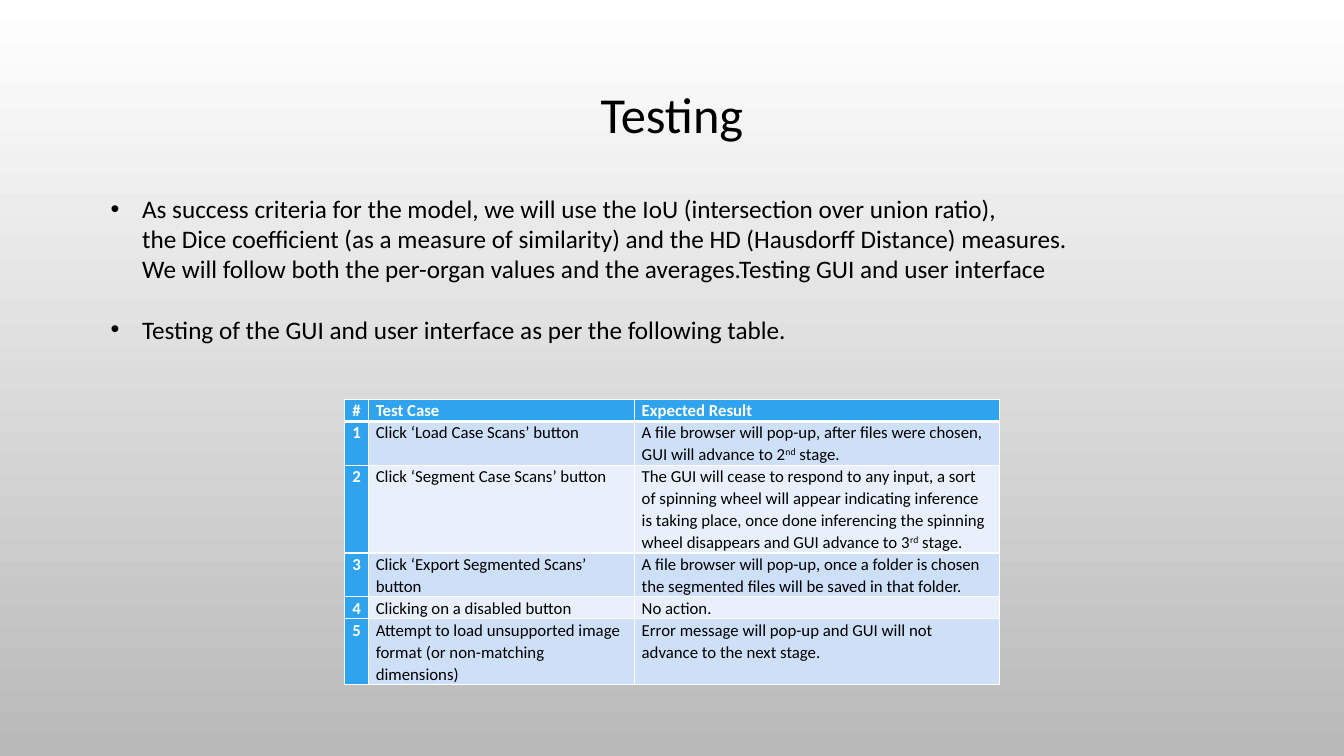
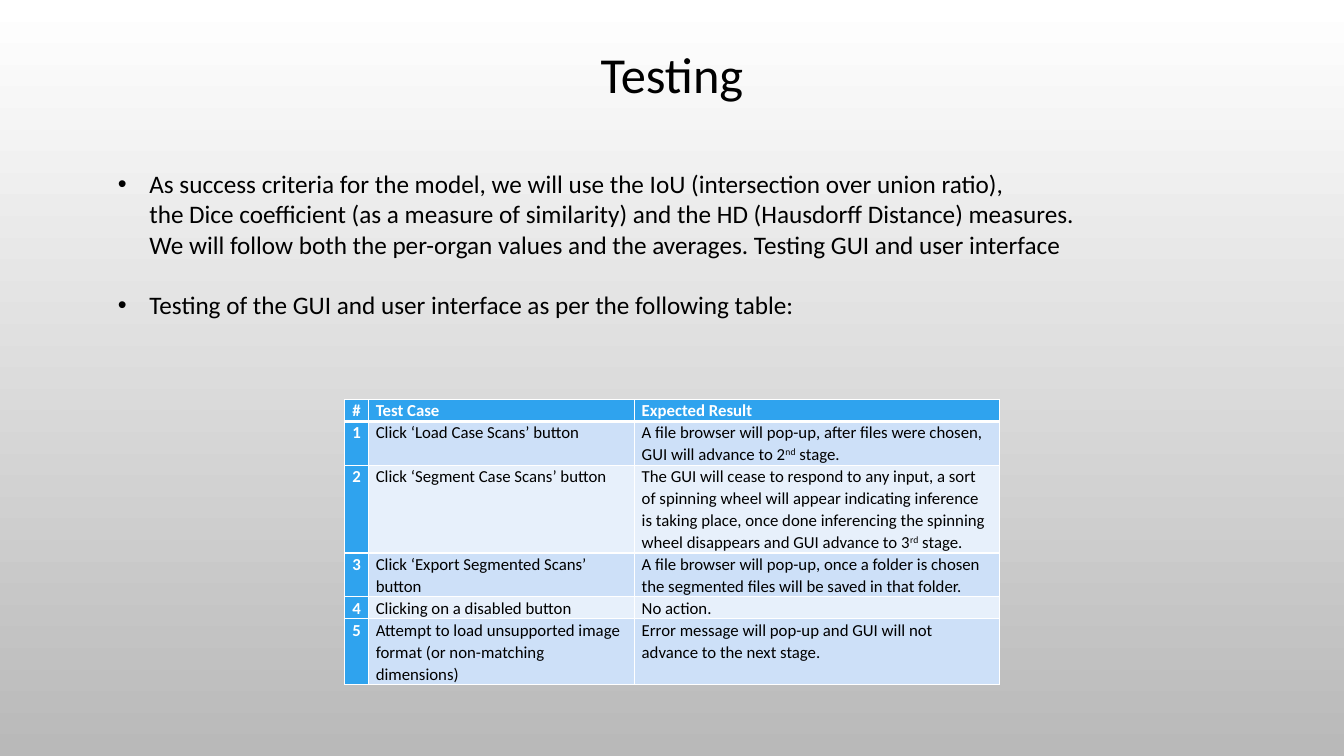
Before and after one commit to rotemlv/CapstoneProject, a slide deck: slide 15 of Capstone Project Phase A - Presentation.pptx. Drawn at 1344x756 pixels with LibreOffice and Linux fonts; fonts in the diff are those of the drawing; background and template pictures are left out. Boxes give left, top, right and bottom in pixels: in the first picture for what was removed or moved away, otherwise in the second. Text is boxed around its words. In the diff, an @@ line names an element or a change of style, - is before the commit and + after.

```diff
--- a/Capstone Project Phase A - Presentation.pptx
+++ b/Capstone Project Phase A - Presentation.pptx
@@ title "Testing": place and size @@
-title "Testing" at [601, 98, 743, 142]
+title "Testing" at [601, 58, 743, 102]
@@ text at [149, 174, 1074, 319]: text changed @@
-• As success criteria for the model, we will use the IoU (intersection over union ratio),
-  the Dice coefficient (as a measure of similarity) and the HD (Hausdorff Distance) measures.
-  We will follow both the per-organ values and the averages.Testing GUI and user interface
-• Testing of the GUI and user interface as per the following table.
+• As success criteria for the model, we will use the IoU (intersection over union ratio),
+  the Dice coefficient (as a measure of similarity) and the HD (Hausdorff Distance) measures.
+  We will follow both the per-organ values and the averages. Testing GUI and user interface
+• Testing of the GUI and user interface as per the following table:
```
Also in this commit, not shown: 13 other slides changed.
